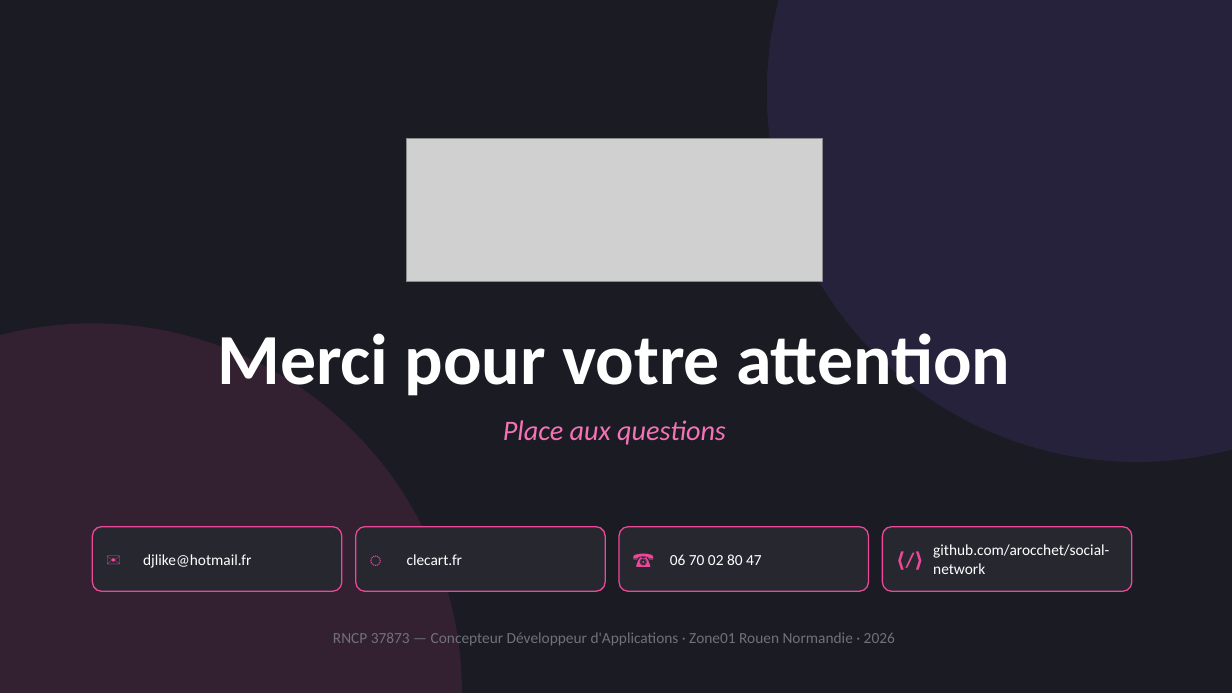
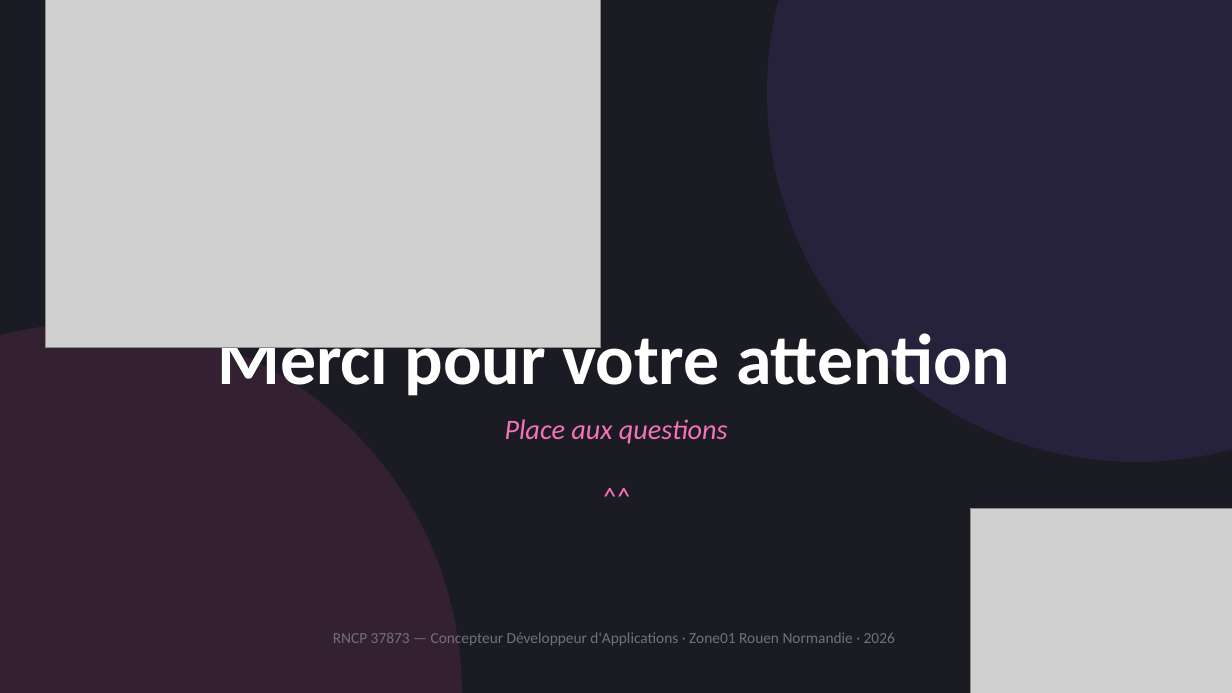
Before and after one commit to CLecart/social-network, a slide deck: slide 56 of dossier-certification/00-presentation/Konekt_RNCP_37873_Support_Visuel.pptx. Drawn at 1232x693 pixels with LibreOffice and Linux fonts; fonts in the diff are those of the drawing; grey boxes stand for pictures. Boxes give left, top, right and bottom in pixels: in the first picture for what was removed or moved away, otherwise in the second. Text is boxed around its words. In the diff, an @@ line names an element or a change of style, - is before the commit and + after.

```diff
--- a/dossier-certification/00-presentation/Konekt_RNCP_37873_Support_Visuel.pptx
+++ b/dossier-certification/00-presentation/Konekt_RNCP_37873_Support_Visuel.pptx
@@ picture added at box(45, 0, 601, 348) @@
@@ picture removed at box(407, 139, 823, 282) @@
@@ text "Merci pour votre attention" rewrapped from box(217, 333, 1010, 396) to box(217, 324, 1010, 402) @@
@@ text at box(505, 419, 728, 444): text changed @@
-Place aux questions
+Place aux questions
+^^
@@ picture added at box(970, 508, 1232, 693) @@
@@ rounded rectangle removed at box(92, 527, 342, 592) @@
@@ text removed at box(106, 527, 143, 592) @@
-✉
@@ rounded rectangle removed at box(356, 527, 605, 592) @@
@@ text removed at box(370, 527, 407, 592) @@
-◌
@@ rounded rectangle removed at box(619, 527, 869, 592) @@
@@ text removed at box(633, 527, 670, 592) @@
-☎
@@ rounded rectangle removed at box(883, 527, 1132, 592) @@
@@ text removed at box(897, 527, 933, 592) @@
-⟨/⟩
@@ text removed at box(143, 554, 251, 568) @@
-djlike@hotmail.fr
@@ text removed at box(407, 554, 463, 565) @@
-clecart.fr
@@ text removed at box(670, 554, 762, 565) @@
-06 70 02 80 47
@@ text removed at box(933, 544, 1109, 574) @@
-github.com/arocchet/social-network
```
Also in this commit, not shown: 15 other slides changed, 6 other files.
